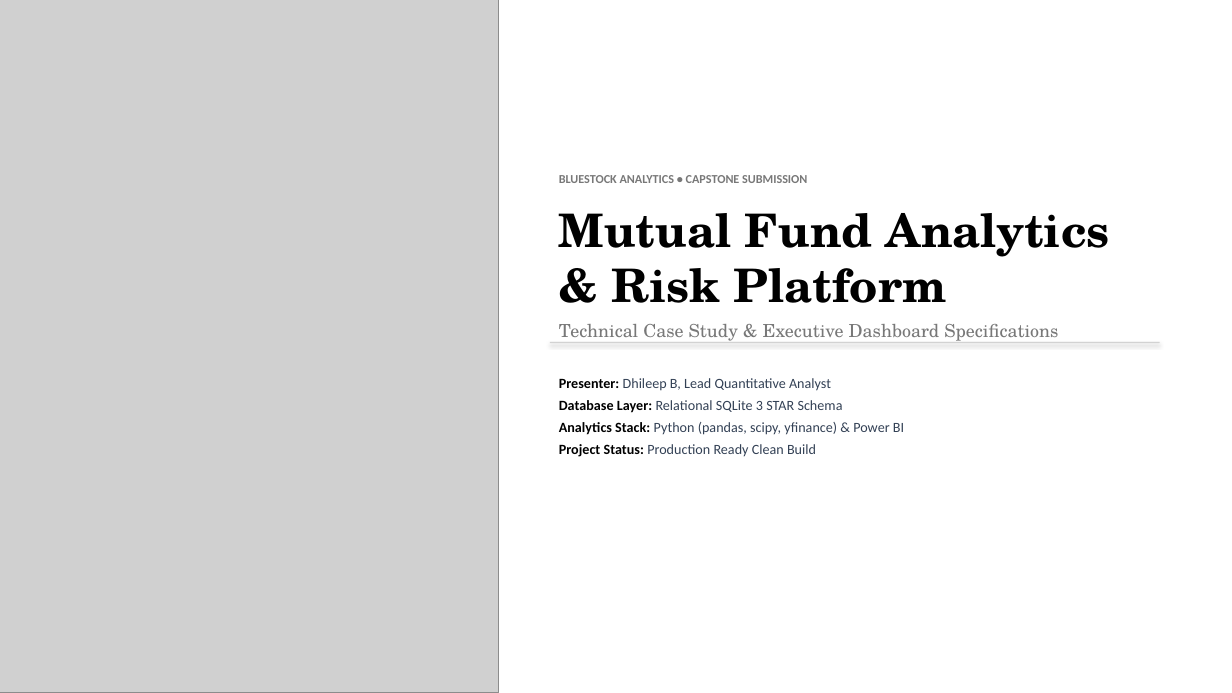
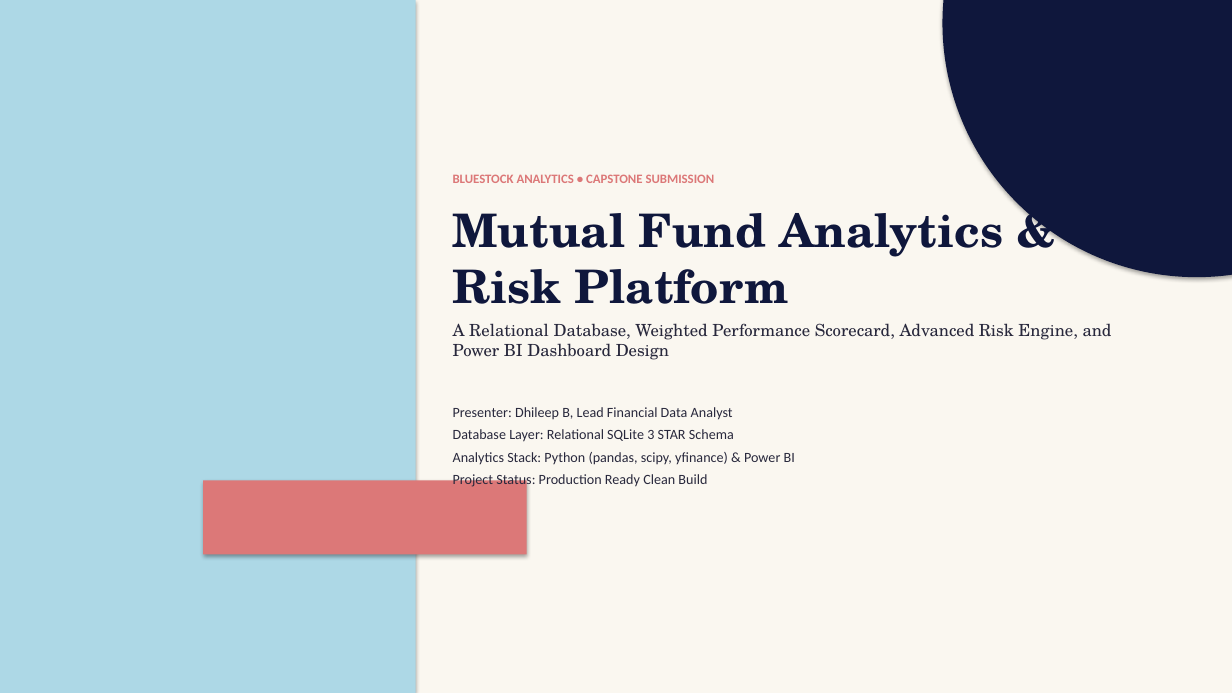
Before and after one commit to DHILEEPB/bluestock_mf_capstone, a slide deck: slide 1 of reports/Presentation.pptx. Drawn at 1232x693 pixels with LibreOffice and Linux fonts; fonts in the diff are those of the drawing; grey boxes stand for pictures. Boxes give left, top, right and bottom in pixels: in the first picture for what was removed or moved away, otherwise in the second. Text is boxed around its words. In the diff, an @@ line names an element or a change of style, - is before the commit and + after.

Commit message:
feat: redesign presentation to programmatic Geometric Color Block style and update compiled documents

```diff
--- a/reports/Presentation.pptx
+++ b/reports/Presentation.pptx
@@ background #FFFFFF to #FAF7F0 @@
@@ picture removed at [0,0,499,693] @@
@@ rectangle added at [0,0,416,693], fill #ADD8E6 @@
@@ ellipse added at [943,0,1232,277], fill #0F173C @@
@@ text at [453,174,1112,488]: text changed; text colour #334155 to #28283C @@
-Presenter: Dhileep B, Lead Quantitative Analyst
-Database Layer: Relational SQLite 3 STAR Schema
-Analytics Stack: Python (pandas, scipy, yfinance) & Power BI
-Project Status: Production Ready Clean Build
+BLUESTOCK ANALYTICS • CAPSTONE SUBMISSION
+Mutual Fund Analytics & Risk Platform
+A Relational Database, Weighted Performance Scorecard, Advanced Risk Engine, and Power BI Dashboard Design
+Presenter: Dhileep B, Lead Financial Data Analyst
+Database Layer: Relational SQLite 3 STAR Schema
+Analytics Stack: Python (pandas, scipy, yfinance) & Power BI
+Project Status: Production Ready Clean Build
@@ text removed at [559,175,1110,343] @@
-BLUESTOCK ANALYTICS • CAPSTONE SUBMISSION
-Mutual Fund Analytics & Risk Platform
-Technical Case Study & Executive Dashboard Specifications
@@ rectangle: place and size @@
-rectangle at [550,342,1160,343]
+rectangle at [203,481,527,555]
@@ rectangle at [203,481,527,555]: fill #D2D2D2 to #DC7878 @@
```
Also in this commit, not shown: 1 other slide changed, 10 slides added, 10 slides removed, 3 other files.
